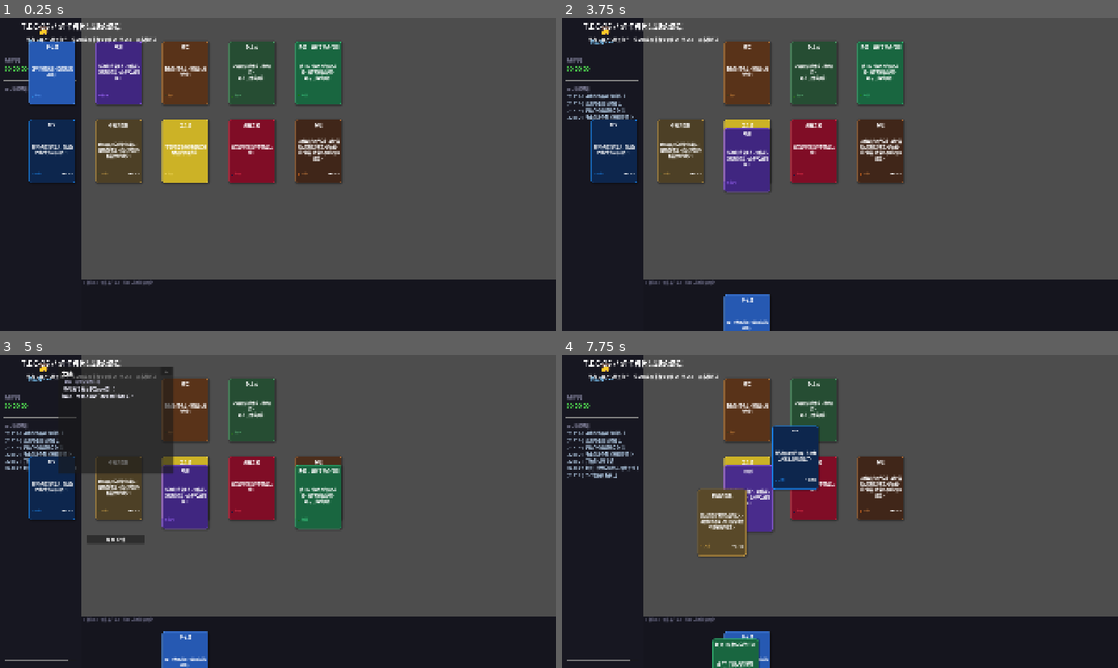
Above: before the commit, frames 1-4 (two rows, left to right).
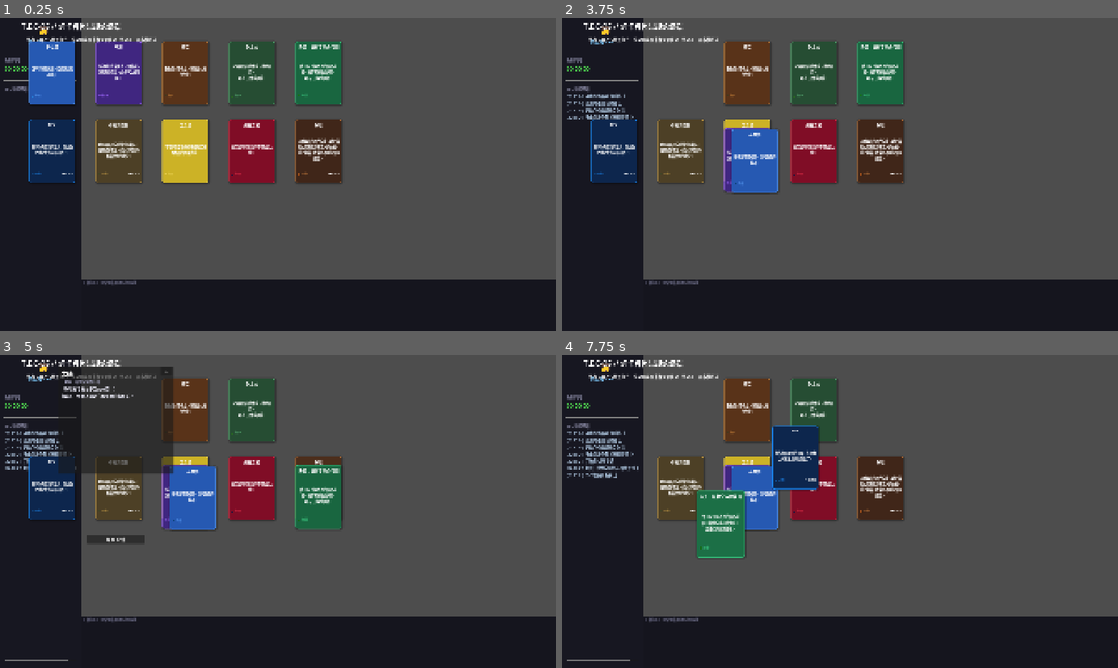
Above: after the commit, the same moments.

Repository: ChrisUtada/tec3g
Game: Godot game, scene res://main.tscn
The game is run twice, just before and just after one commit, with the same random seed, the same clock (stepped at 60 frames per second) and the same inputs.
Inputs (mouse positions are in pixels of both pictures, inside the frame that each line leads up to):
- Up to frame 1 (0.25 s): no input
- Up to frame 2 (3.75 s): tap Enter at 0.5 s; drag from (612, 74) to (895, 105) at 0.52 s; drag from (678, 74) to (812, 237) at 1.27 s; move the mouse to (745, 74) at 2.02 s; click (745, 74) at 2.17 s; tap Space at 2.75 s; drag from (812, 74) to (673, 127) at 2.77 s; click "✕" at 3.5 s
- Up to frame 3 (5 s): tap Enter at 4.25 s; drag from (316, 411) to (305, 511) at 4.27 s
- Up to frame 4 (7.75 s): click "结束对话" at 5 s; tap Space at 5.75 s; drag from (612, 489) to (756, 433) at 5.77 s; move the mouse to (745, 417) at 6.52 s; click (745, 417) at 6.67 s; tap Enter at 7.25 s; drag from (678, 489) to (728, 527) at 7.27 s

The runs differ from the first frame. In frame 1, less than 0.1% of the frame differs, in the area x 19-28%, y 84-86%; in frame 2, 2.7%; in frame 3, 2.7%; in frame 4, 6.0%, in the area x 17-39%, y 32-100%.

Commit message:
revert: spawn positions back to original (cards no longer auto-land in staging area)

Diff:
--- a/autoload/card_manager.gd
+++ b/autoload/card_manager.gd
@@ -120,7 +120,7 @@
 		})
 		return
 
-	var base_pos = Vector2(300, 920)
+	var base_pos = root.global_position + Vector2(180, 0)
 	var drops_info = []
 
 	if branch.add_favorability > 0:
@@ -151,7 +151,7 @@
 	if randf() < 0.25:
 		EventBus.spawn_card_requested.emit(
 			load("res://resources/cards/ITEM_fatigue.tres"),
-			base_pos + Vector2(60, 0)
+			base_pos + Vector2(-60, 0)
 		)
 		fatigue_spawned = true
 
@@ -159,7 +159,7 @@
 	for child in root.get_children():
 		if child is Control and child.is_in_group("cards"):
 			child.reparent(container)
-			child.global_position = Vector2(randi_range(300, 800), randi_range(920, 1020))
+			child.global_position = root.global_position + Vector2(randi_range(-60, 60), 80 + randi_range(-20, 20))
 
 	EventBus.exploration_requested.emit(config, {
 		"branch_name": branch.branch_name,
@@ -182,7 +182,7 @@
 	if _dialogue_topic_card and is_instance_valid(_dialogue_topic_card) and _dialogue_topic_card.is_inside_tree():
 		var container = EventBus.get_card_container()
 		_dialogue_topic_card.reparent(container)
-		_dialogue_topic_card.global_position = Vector2(randi_range(300, 800), randi_range(920, 1020))
+		_dialogue_topic_card.global_position = Vector2(randi_range(200, 600), randi_range(300, 600))
 	_dialogue_topic_card = null
 
 
@@ -190,7 +190,7 @@
 	var chosen = _weighted_pick(hits)
 	if chosen == null:
 		return
-	var base_pos = Vector2(300, 920)
+	var base_pos = root.global_position + Vector2(180, 0)
 	_combo_bottom = root
 	_combo_top = top
 	_combo_bar = _bar_scene.instantiate()
@@ -203,7 +203,7 @@
 			for child in root.get_children():
 				if child is Control and child.is_in_group("cards"):
 					child.reparent(container)
-					child.global_position = Vector2(randi_range(300, 800), randi_range(920, 1020))
+					child.global_position = root.global_position + Vector2(0, 80)
 			_combo_bar = null
 			_combo_bottom = null
 			_combo_top = null
@@ -218,7 +218,7 @@
 	_combo_bar.attach_to(root, 3.0, func():
 		EventBus.mark_drop_consumed(chosen)
 		for i in range(count):
-			var pos = base_pos + Vector2(i * 40, 0)
+			var pos = base_pos + Vector2(i * 30, 0)
 			var new_card = spawn_card(data, pos)
 			EventBus.card_combined.emit(root, top, new_card)
 		_combo_bar.queue_free()
--- a/main.tscn
+++ b/main.tscn
@@ -41,7 +41,7 @@
 offset_right = 400
 offset_bottom = 25
 theme_override_font_sizes/font_size = 11
-text = "[ 暂存区 ]    新卡落在这里，常用卡拖到底部固定"
+text = "[ 暂存区 ]    把常用卡牌拖到这里存放"
 theme_override_colors/font_color = Color(0.4, 0.4, 0.5, 1.0)
 
 [node name="CardContainer" type="Control" parent="GameBoard" unique_id=1966715342]
--- a/scripts/dialogue/dialogue_panel.gd
+++ b/scripts/dialogue/dialogue_panel.gd
@@ -148,8 +148,8 @@
 
 func _random_spawn_pos() -> Vector2:
 	return Vector2(
-		randi_range(300, 800),
-		randi_range(920, 1020)
+		randi_range(200, 600),
+		randi_range(300, 600)
 	)
 
 func _show_branches(options: Array) -> void:
